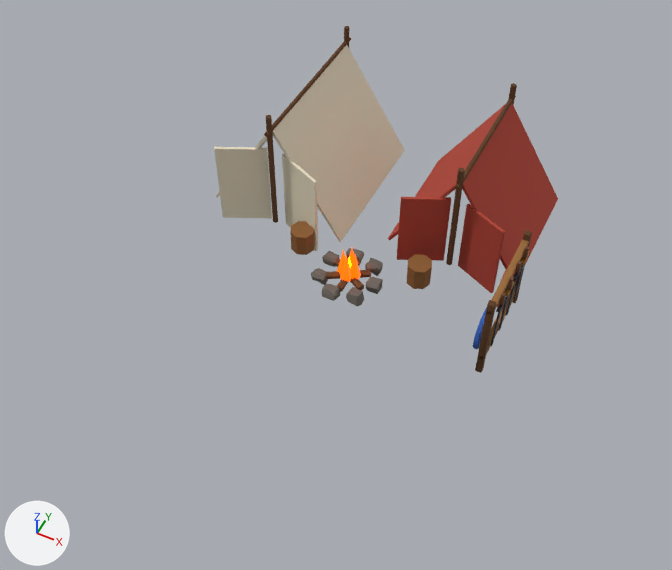
The glTF model modele3d/export/mapa/koszary_poz02.glb: old version first, new version second.
Before and after are seen from a 50 mm lens placed at (4.69, -9.44, 11.06), pointed at (0.38, -0.81, 0.27). Every picture has the same lights, and +X, +Y and +Z are marked at lower left. The first picture is the older version. Vertices at exactly the same position are counted once.

Objects in the first picture: 'koszary_poz02'.
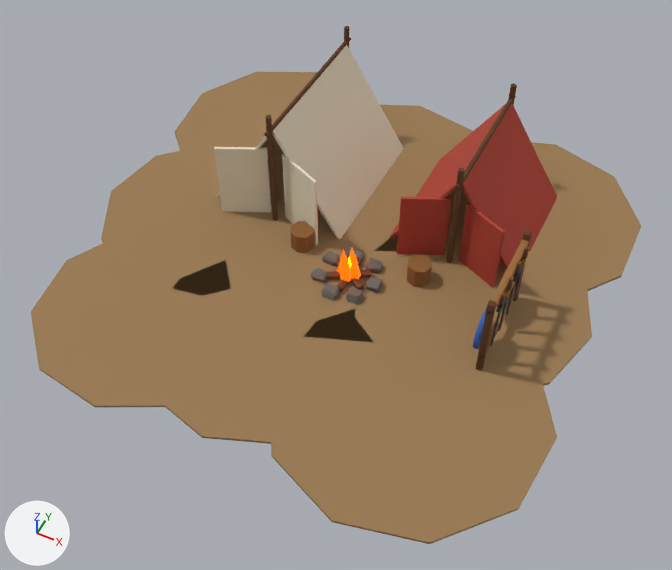
The change, as a list of edits to the scene's bpy script:
```text
Add mat_mapa_dirt:
    mat_mapa_dirt = principled_material('mapa_dirt')
    mat_mapa_dirt.base_color = (0.323, 0.195, 0.0844)  # brown #9a7a52
    mat_mapa_dirt.roughness = 0.95
Change me_koszary_poz02:
    used by ob_koszary_poz02; location = (0.0, 0.0, 0.0)
    remove me_koszary_poz02.from_pydata(...)  # 879 vertices, 1546 faces; spans x -2.52..3.01, y -1.2..3.05, z -0.09..2.2
    add me_koszary_poz02.from_pydata(...)  # 1059 vertices, 1870 faces; spans x -4.27..4.28, y -4.31..4.29, z -0.09..2.2
    me_koszary_poz02 part 1: a new loose piece, a 10-sided cylinder along z spanning x -3.862..-0.211, y -4.224..-0.574, z 0.005..0.045, in mat_mapa_dirt (brown #9a7a52)
    me_koszary_poz02 part 2: a new loose piece, a 10-sided cylinder along z spanning x -4.19..-0.502, y -1.967..1.736, z 0.004..0.046, in mat_mapa_dirt (brown #9a7a52)
    me_koszary_poz02 part 3: a new loose piece, a 10-sided cylinder along z spanning x -4.267..-0.342, y 0.331..4.286, z 0.003..0.047, in mat_mapa_dirt (brown #9a7a52)
    me_koszary_poz02 part 4: a new loose piece, a 10-sided cylinder along z spanning x -2.004..1.586, y -3.972..-0.259, z 0.004..0.046, in mat_mapa_dirt (brown #9a7a52)
    me_koszary_poz02 part 5: a new loose piece, a 10-sided cylinder along z spanning x -1.939..1.999, y -1.862..2.22, z 0.003..0.047, in mat_mapa_dirt (brown #9a7a52)
    me_koszary_poz02 part 6: a new loose piece, a 10-sided cylinder along z spanning x -2.122..1.876, y 0.128..4.195, z 0.002..0.048, in mat_mapa_dirt (brown #9a7a52)
    me_koszary_poz02 part 7: a new loose piece, a 10-sided cylinder along z spanning x 0.233..4.28, y -4.309..-0.178, z 0.003..0.047, in mat_mapa_dirt (brown #9a7a52)
    me_koszary_poz02 part 8: a new loose piece, a 10-sided cylinder along z spanning x 0.426..4.205, y -1.742..1.908, z 0.002..0.048, in mat_mapa_dirt (brown #9a7a52)
    me_koszary_poz02 part 9: a new loose piece, a 10-sided cylinder along z spanning x 0.428..4.279, y 0.198..4.245, z 0.001..0.049, in mat_mapa_dirt (brown #9a7a52)
    add me_koszary_poz02.materials.append(mat_mapa_dirt)  # brown #9a7a52
```

Boxes (x1, y1, x2, y2) around the edits, measured in the pictures (672 x 570 px):
'koszary_poz02', reshaped (77% wider, 49% taller): before (214, 26, 558, 373); after (31, 26, 641, 544)
part 1 of me_koszary_poz02, added (brown): after (31, 243, 171, 407)
part 2 of me_koszary_poz02, added (brown): after (101, 151, 240, 296)
part 3 of me_koszary_poz02, added (brown): after (175, 72, 317, 203)
part 4 of me_koszary_poz02, added (brown): after (141, 261, 303, 444)
part 5 of me_koszary_poz02, added (brown): after (222, 189, 373, 342)
part 6 of me_koszary_poz02, added (brown): after (274, 105, 473, 251)
part 7 of me_koszary_poz02, added (brown): after (269, 309, 557, 544)
part 8 of me_koszary_poz02, added (brown): after (355, 235, 592, 397)
part 9 of me_koszary_poz02, added (brown): after (404, 142, 641, 302)
